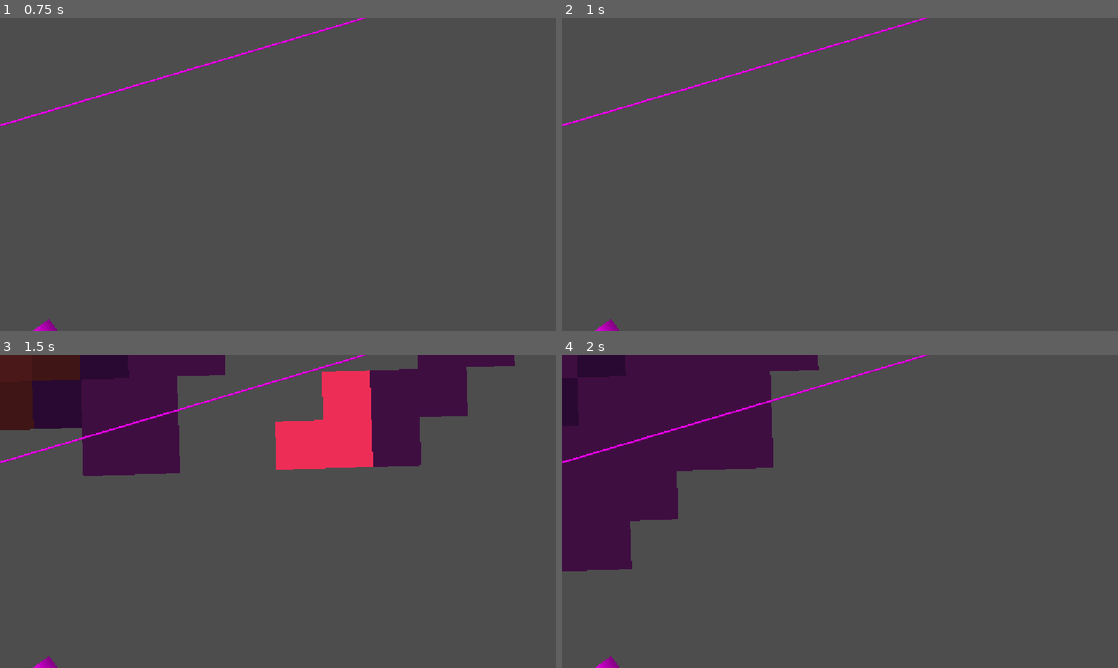
Above: before the commit, frames 1-4 (two rows, left to right).
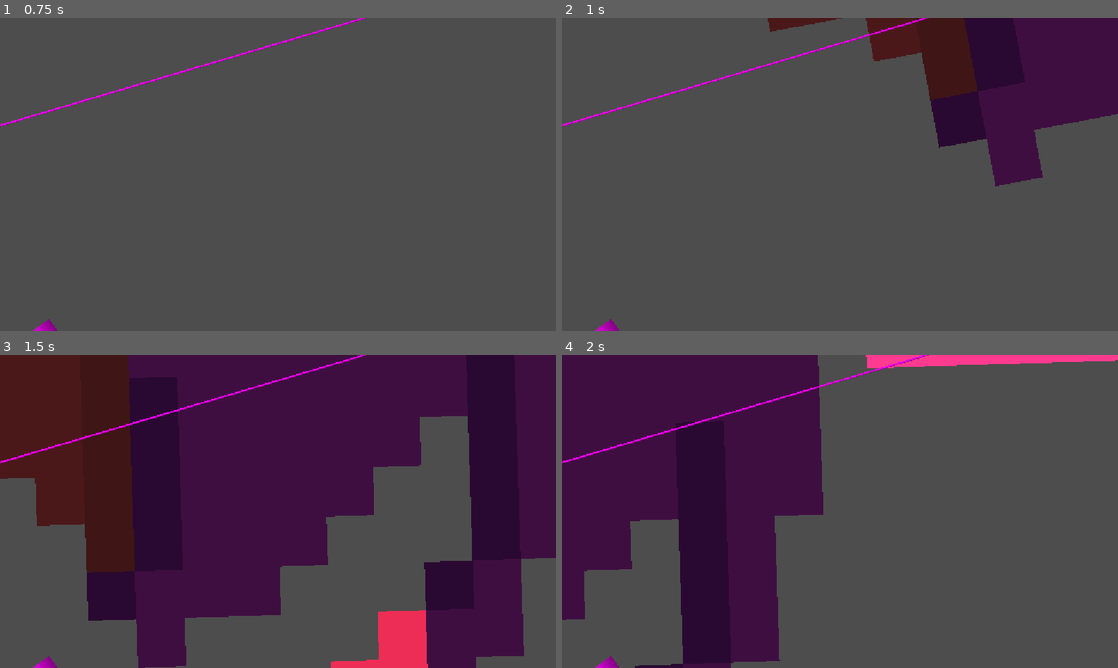
Above: after the commit, the same moments.

Repository: Nikug/fgj-2026
Game: Godot game, scene res://aleksi/Aleksi.tscn
Same seed, same stepped clock (60 frames per second), same inputs: the game is played once before the commit and once after it. This scene is started directly instead of the project's main scene.
Inputs (mouse positions are in pixels of both pictures, inside the frame that each line leads up to):
- Up to frame 1 (0.75 s): tap Enter (ui_accept) at 0.5 s; move the mouse to (250, 237) at 0.52 s; hold Right (right) from 0.53 s (still down); tap R (r) at 0.6 s
- Up to frame 2 (1 s): keep holding Right (right); tap Space (jump) at 0.77, 0.8 s
- Up to frame 3 (1.5 s): keep holding Right (right); tap Space (jump) at 1.07, 1.35 s; move the mouse to (444, 558) at 1.27 s
- Up to frame 4 (2 s): keep holding Right (right); tap Space (jump) at 1.52, 1.82 s; tap R (r) at 1.55 s

Frame 1 is identical in both runs. In frame 2, 15% of the frame differs, in the area x 37-100%, y 0-54%; in frame 3, 59%, in the area x 0-100%, y 0-100%; in frame 4, 17%.
Error after the commit: Cannot call method 'play' on a null value. (res://aleksi/ukkeli.gd:34)

Commit message:
add mask animation

Diff:
--- a/skeittipeli/aleksi/Pelaaja.tscn
+++ b/skeittipeli/aleksi/Pelaaja.tscn
@@ -5,6 +5,12 @@
 [ext_resource type="Texture2D" uid="uid://cu3j24k3p1ol0" path="res://maija/stuff/Sprite-0001-Sheet.png" id="3_c7nej"]
 [ext_resource type="Texture2D" uid="uid://crinur22nsvca" path="res://maija/stuff/Sprite-0002-Sheet.png" id="3_p07sf"]
 [ext_resource type="Texture2D" uid="uid://6krh1p4ijonc" path="res://maija/stuff/jump.png" id="4_3qvlx"]
+[ext_resource type="Texture2D" uid="uid://bbe82df8mqbet" path="res://maija/stuff/plague_mask_fall.png" id="6_bbff6"]
+[ext_resource type="Texture2D" uid="uid://dlaaw5waqg4n5" path="res://maija/stuff/plague_mask_jump.png" id="6_e4c05"]
+[ext_resource type="Texture2D" uid="uid://cmpmjes3as1hh" path="res://maija/stuff/hockey_mask_jump.png" id="7_x5vps"]
+[ext_resource type="Texture2D" uid="uid://berd8jnx622yk" path="res://maija/stuff/plague_mask_skate.png" id="8_xhpit"]
+[ext_resource type="Texture2D" uid="uid://4wekh1re55uc" path="res://maija/stuff/hockey_mask_fall.png" id="9_jjmc6"]
+[ext_resource type="Texture2D" uid="uid://cdpvw2lbyuu31" path="res://maija/stuff/hockey_mask_skate.png" id="11_fha01"]
 
 [sub_resource type="ShaderMaterial" id="ShaderMaterial_q6vvs"]
 
@@ -99,6 +105,182 @@
 }, {
 "duration": 1.0,
 "texture": SubResource("AtlasTexture_3qvlx")
+}],
+"loop": true,
+"name": &"skate",
+"speed": 5.0
+}]
+
+[sub_resource type="AtlasTexture" id="AtlasTexture_hxqoi"]
+atlas = ExtResource("6_bbff6")
+region = Rect2(0, 0, 32, 32)
+
+[sub_resource type="AtlasTexture" id="AtlasTexture_2xpwf"]
+atlas = ExtResource("6_bbff6")
+region = Rect2(32, 0, 32, 32)
+
+[sub_resource type="AtlasTexture" id="AtlasTexture_jrfk3"]
+atlas = ExtResource("6_bbff6")
+region = Rect2(64, 0, 32, 32)
+
+[sub_resource type="AtlasTexture" id="AtlasTexture_0btbr"]
+atlas = ExtResource("6_bbff6")
+region = Rect2(96, 0, 32, 32)
+
+[sub_resource type="AtlasTexture" id="AtlasTexture_fha01"]
+atlas = ExtResource("6_e4c05")
+region = Rect2(0, 0, 32, 32)
+
+[sub_resource type="AtlasTexture" id="AtlasTexture_ie1i2"]
+atlas = ExtResource("6_e4c05")
+region = Rect2(32, 0, 32, 32)
+
+[sub_resource type="AtlasTexture" id="AtlasTexture_mftk4"]
+atlas = ExtResource("6_e4c05")
+region = Rect2(64, 0, 32, 32)
+
+[sub_resource type="AtlasTexture" id="AtlasTexture_6j5gq"]
+atlas = ExtResource("6_e4c05")
+region = Rect2(96, 0, 32, 32)
+
+[sub_resource type="AtlasTexture" id="AtlasTexture_gqqto"]
+atlas = ExtResource("8_xhpit")
+region = Rect2(0, 0, 32, 32)
+
+[sub_resource type="AtlasTexture" id="AtlasTexture_dmlm5"]
+atlas = ExtResource("8_xhpit")
+region = Rect2(32, 0, 32, 32)
+
+[sub_resource type="SpriteFrames" id="SpriteFrames_duqdd"]
+animations = [{
+"frames": [{
+"duration": 1.0,
+"texture": SubResource("AtlasTexture_hxqoi")
+}, {
+"duration": 1.0,
+"texture": SubResource("AtlasTexture_2xpwf")
+}, {
+"duration": 1.0,
+"texture": SubResource("AtlasTexture_jrfk3")
+}, {
+"duration": 1.0,
+"texture": SubResource("AtlasTexture_0btbr")
+}],
+"loop": true,
+"name": &"fall",
+"speed": 8.0
+}, {
+"frames": [{
+"duration": 1.0,
+"texture": SubResource("AtlasTexture_fha01")
+}, {
+"duration": 1.0,
+"texture": SubResource("AtlasTexture_ie1i2")
+}, {
+"duration": 1.0,
+"texture": SubResource("AtlasTexture_mftk4")
+}, {
+"duration": 1.0,
+"texture": SubResource("AtlasTexture_6j5gq")
+}],
+"loop": true,
+"name": &"jump",
+"speed": 8.0
+}, {
+"frames": [{
+"duration": 1.0,
+"texture": SubResource("AtlasTexture_gqqto")
+}, {
+"duration": 1.0,
+"texture": SubResource("AtlasTexture_dmlm5")
+}],
+"loop": true,
+"name": &"skate",
+"speed": 5.0
+}]
+
+[sub_resource type="AtlasTexture" id="AtlasTexture_0w65u"]
+atlas = ExtResource("9_jjmc6")
+region = Rect2(0, 0, 32, 32)
+
+[sub_resource type="AtlasTexture" id="AtlasTexture_iaxpl"]
+atlas = ExtResource("9_jjmc6")
+region = Rect2(32, 0, 32, 32)
+
+[sub_resource type="AtlasTexture" id="AtlasTexture_puqfe"]
+atlas = ExtResource("9_jjmc6")
+region = Rect2(64, 0, 32, 32)
+
+[sub_resource type="AtlasTexture" id="AtlasTexture_ds6m4"]
+atlas = ExtResource("9_jjmc6")
+region = Rect2(96, 0, 32, 32)
+
+[sub_resource type="AtlasTexture" id="AtlasTexture_duqdd"]
+atlas = ExtResource("7_x5vps")
+region = Rect2(0, 0, 32, 32)
+
+[sub_resource type="AtlasTexture" id="AtlasTexture_vuij3"]
+atlas = ExtResource("7_x5vps")
+region = Rect2(32, 0, 32, 32)
+
+[sub_resource type="AtlasTexture" id="AtlasTexture_4doca"]
+atlas = ExtResource("7_x5vps")
+region = Rect2(64, 0, 32, 32)
+
+[sub_resource type="AtlasTexture" id="AtlasTexture_4u5um"]
+atlas = ExtResource("7_x5vps")
+region = Rect2(96, 0, 32, 32)
+
+[sub_resource type="AtlasTexture" id="AtlasTexture_xxf3b"]
+atlas = ExtResource("11_fha01")
+region = Rect2(0, 0, 32, 32)
+
+[sub_resource type="AtlasTexture" id="AtlasTexture_h4vlh"]
+atlas = ExtResource("11_fha01")
+region = Rect2(32, 0, 32, 32)
+
+[sub_resource type="SpriteFrames" id="SpriteFrames_hxqoi"]
+animations = [{
+"frames": [{
+"duration": 1.0,
+"texture": SubResource("AtlasTexture_0w65u")
+}, {
+"duration": 1.0,
+"texture": SubResource("AtlasTexture_iaxpl")
+}, {
+"duration": 1.0,
+"texture": SubResource("AtlasTexture_puqfe")
+}, {
+"duration": 1.0,
+"texture": SubResource("AtlasTexture_ds6m4")
+}],
+"loop": true,
+"name": &"fall",
+"speed": 8.0
+}, {
+"frames": [{
+"duration": 1.0,
+"texture": SubResource("AtlasTexture_duqdd")
+}, {
+"duration": 1.0,
+"texture": SubResource("AtlasTexture_vuij3")
+}, {
+"duration": 1.0,
+"texture": SubResource("AtlasTexture_4doca")
+}, {
+"duration": 1.0,
+"texture": SubResource("AtlasTexture_4u5um")
+}],
+"loop": true,
+"name": &"jump",
+"speed": 8.0
+}, {
+"frames": [{
+"duration": 1.0,
+"texture": SubResource("AtlasTexture_xxf3b")
+}, {
+"duration": 1.0,
+"texture": SubResource("AtlasTexture_h4vlh")
 }],
 "loop": true,
 "name": &"skate",
@@ -133,13 +315,24 @@
 position = Vector2(0, -1.3333334)
 shape = SubResource("CapsuleShape2D_uwxwb")
 
-[node name="AnimatedSprite2D" type="AnimatedSprite2D" parent="Area2D" unique_id=859234429]
+[node name="skater" type="AnimatedSprite2D" parent="Area2D" unique_id=859234429]
 texture_filter = 1
 texture_repeat = 2
 position = Vector2(-1, 2.0000002)
 sprite_frames = SubResource("SpriteFrames_e4c05")
-animation = &"jump"
-frame = 3
-frame_progress = 1.0
+animation = &"fall"
+
+[node name="plague_mask" type="AnimatedSprite2D" parent="Area2D" unique_id=2022715554]
+visible = false
+texture_filter = 1
+position = Vector2(-1, 2)
+sprite_frames = SubResource("SpriteFrames_duqdd")
+animation = &"fall"
+
+[node name="hockey_mask" type="AnimatedSprite2D" parent="Area2D" unique_id=1292978360]
+texture_filter = 1
+position = Vector2(-1, 2)
+sprite_frames = SubResource("SpriteFrames_hxqoi")
+animation = &"skate"
 
 [connection signal="player_fell" from="Area2D" to="." method="_on_area_2d_player_fell"]
Binary file changed: skeittipeli/maija/stuff/Sprite-0001.aseprite
Binary file added: skeittipeli/maija/stuff/Sprite-0002-Sheet.aseprite
Binary file changed: skeittipeli/maija/stuff/Sprite-0002.aseprite
Binary file added: skeittipeli/maija/stuff/hockey_mask_fall.png
Not shown, added: skeittipeli/maija/stuff/hockey_mask_fall.png.import
Binary file added: skeittipeli/maija/stuff/hockey_mask_jump.aseprite
Binary file added: skeittipeli/maija/stuff/hockey_mask_jump.png
Not shown, added: skeittipeli/maija/stuff/hockey_mask_jump.png.import
Binary file added: skeittipeli/maija/stuff/hockey_mask_skate.png
Not shown, added: skeittipeli/maija/stuff/hockey_mask_skate.png.import
Binary file added: skeittipeli/maija/stuff/jump.aseprite
Binary file added: skeittipeli/maija/stuff/plague_mask_fall.png
(and 5 more such lines)
